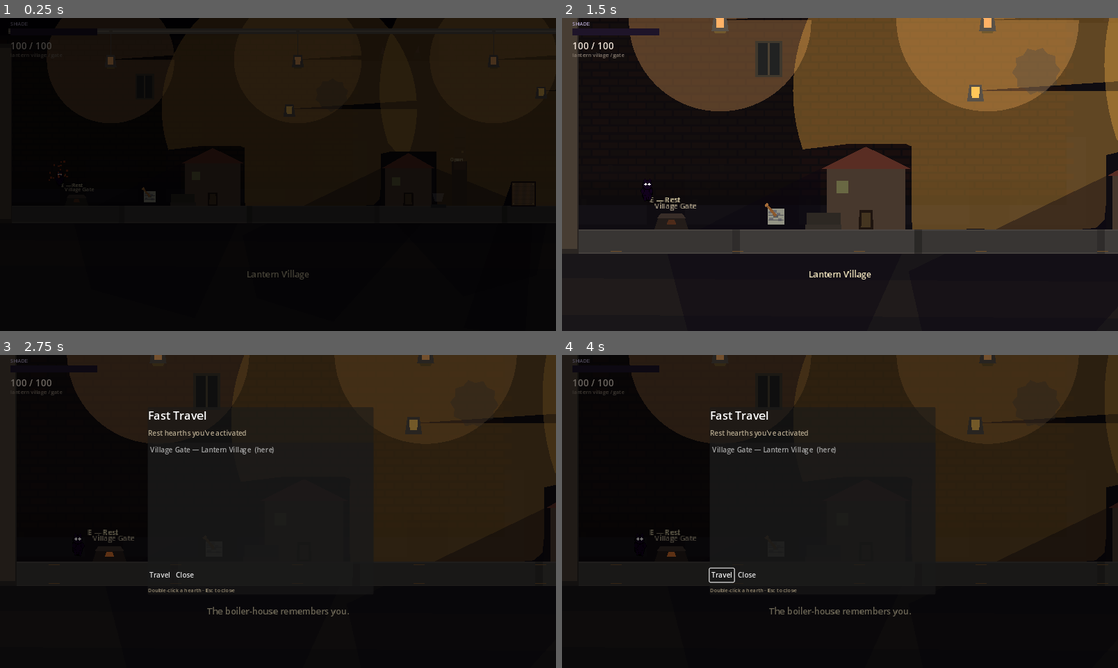
Above: before the commit, frames 1-4 (two rows, left to right).
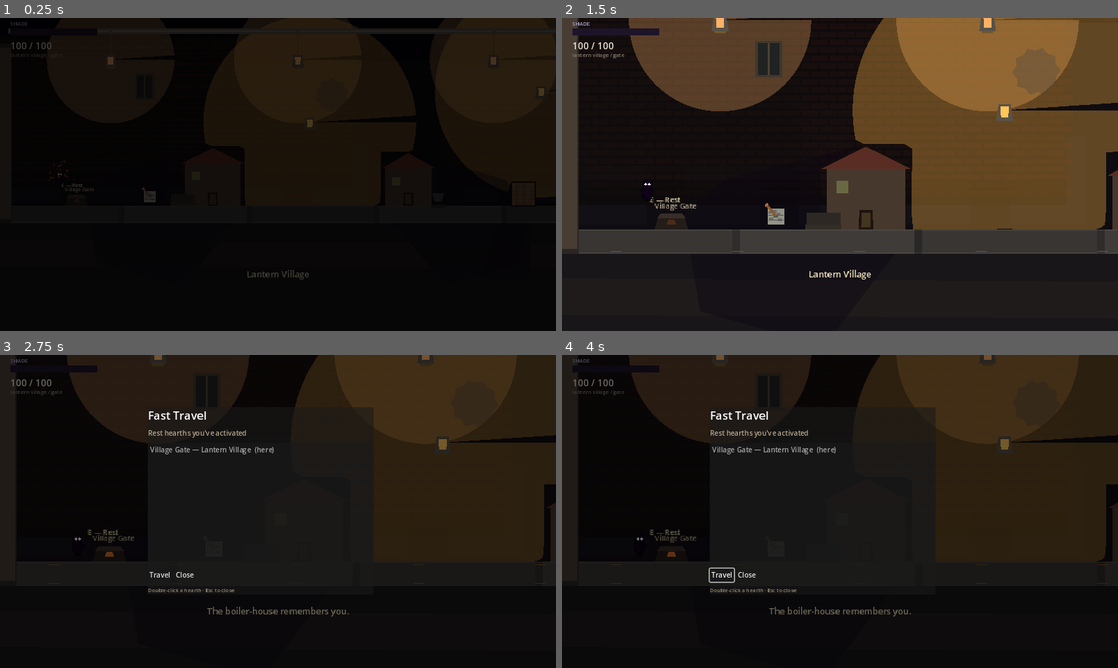
Above: after the commit, the same moments.

Repository: lukezhang2/Eclipseborn
Game: Godot game, scene res://scenes/rooms/LanternVillage.tscn
The game is run twice, just before and just after one commit, with the same random seed, the same clock (stepped at 60 frames per second) and the same inputs. This scene is started directly instead of the project's main scene.
Inputs (mouse positions are in pixels of both pictures, inside the frame that each line leads up to):
- Up to frame 1 (0.25 s): no input
- Up to frame 2 (1.5 s): tap Enter at 0.5 s; move the mouse to (962, 158) at 0.52 s; hold D (move_right) 0.53-1.25 s; hold F (attack) 0.53-1.25 s; click (962, 158) at 0.67 s; tap Space (jump) at 0.77 s; drag from (728, 190) to (717, 30) at 1.27 s
- Up to frame 3 (2.75 s): move the mouse to (333, 442) at 2.02 s; hold A (move_left) from 2.03 s (still down); tap E (interact) at 2.1 s
- Up to frame 4 (4 s): release A (move_left) at 2.75 s; click "Travel" at 2.75 s; tap A (move_left) at 3.5 s; drag from (812, 574) to (734, 477) at 3.52 s

The runs differ from the first frame. In frame 1, 0.5% of the frame differs, in the area x 51-83%, y 5-46%; in frame 2, 7.9%, in the area x 41-100%, y 0-68%; in frame 3, 2.8%; in frame 4, 2.8%.

Commit message:
v0.1.15: sync lantern_village lamps and remove street door.
Retarget the lever to street+square only, drop door_street_a, and match
editor lamp positions/radii in catalog and play.

Co-authored-by: Cursor <cursoragent@cursor.com>

Diff:
--- a/data/levels/lantern_village.json
+++ b/data/levels/lantern_village.json
@@ -202,7 +202,7 @@
 			"light_kind": 0,
 			"name": "Pushable Hearth Lamp",
 			"pushable": false,
-			"radius": 380,
+			"radius": 250,
 			"w": 28,
 			"x": 1292,
 			"y": 238
@@ -218,39 +218,44 @@
 			"light_kind": 0,
 			"name": "Street Lamp",
 			"pushable": false,
-			"radius": 280,
-			"w": 28,
-			"x": 700,
-			"y": 280
-		},
-		{
-			"anchor": "bottom",
-			"blocks_light": false,
+			"radius": 250,
+			"w": 28,
+			"x": 748,
+			"y": 312
+		},
+		{
+			"anchor": "center",
+			"blocks_light": false,
+			"builtin": true,
+			"h": 36,
+			"id": "lamp_square",
+			"kind": "light",
+			"layer": 2,
+			"light_kind": 0,
+			"name": "Square Lamp",
+			"pushable": false,
+			"radius": 260,
+			"w": 28,
+			"x": 2000,
+			"y": 300
+		},
+		{
+			"anchor": "bottom",
+			"blocks_light": true,
 			"builtin": true,
 			"h": 40,
 			"id": "switch_street",
 			"kind": "prop_switch",
 			"layer": 1,
-			"name": "Lever",
+			"name": "Light Switch",
 			"starts_on": true,
-			"target_ids": ["lamp_street", "lamp_square", "door_street_a"],
-			"w": 28,
+			"target_ids": [
+				"lamp_street",
+				"lamp_square"
+			],
+			"w": 24,
 			"x": 372,
 			"y": 488
-		},
-		{
-			"anchor": "bottom",
-			"blocks_light": true,
-			"builtin": true,
-			"h": 100,
-			"id": "door_street_a",
-			"kind": "prop_door",
-			"layer": 1,
-			"name": "Street Door",
-			"starts_open": false,
-			"w": 28,
-			"x": 1100,
-			"y": 500
 		},
 		{
 			"anchor": "center",
@@ -370,7 +375,9 @@
 			"y": 500
 		}
 	],
-	"removed_ids": [],
+	"removed_ids": [
+		"door_street_a"
+	],
 	"schema": 1,
 	"zone": "lantern_village"
 }
--- a/project.godot
+++ b/project.godot
@@ -7,7 +7,7 @@
 
 config/name="Eclipseborn"
 config/description="You aren't moving platforms. You're changing what counts as a platform."
-config/version="0.1.14"
+config/version="0.1.15"
 run/main_scene="res://scenes/ui/BootSplash.tscn"
 config/features=PackedStringArray("4.3", "Forward Plus")
 config/icon="res://icon.svg"
--- a/scripts/editor/ZoneCatalog.gd
+++ b/scripts/editor/ZoneCatalog.gd
@@ -83,14 +83,13 @@
 	out.append(_p("house_inn", "prop_house", "House: Shade Inn", 1780, FLOOR_TOP, 140, 110))
 	## Editor save uses 56×56 for this puzzle crate (sits at y=472 on FLOOR_TOP 500).
 	out.append(_p("crate_puzzle", "crate", "Pushable Crate (light puzzle)", 1250, 472, 56, 56))
-	out.append(_plight("lamp_puzzle", "Pushable Hearth Lamp", 1292, 238, 380))
-	out.append(_plight("lamp_street", "Street Lamp", 700, 280, 280))
+	out.append(_plight("lamp_puzzle", "Pushable Hearth Lamp", 1292, 238, 250))
+	out.append(_plight("lamp_street", "Street Lamp", 748, 312, 250))
 	out.append(_plight("lamp_square", "Square Lamp", 2000, 300, 260))
-	var sw := _p("switch_street", "prop_switch", "Lever", 372, FLOOR_TOP - 12, 28, 40)
+	var sw := _p("switch_street", "prop_switch", "Light Switch", 372, 488, 24, 40)
 	sw["starts_on"] = true
-	sw["target_ids"] = ["lamp_street", "lamp_square", "door_street_a"]
+	sw["target_ids"] = ["lamp_street", "lamp_square"]
 	out.append(sw)
-	out.append(_p("door_street_a", "prop_door", "Street Door", 1100, FLOOR_TOP, 28, 100))
 	out.append(_p("platform_gear_a", "floor", "Moving Platform A", 1544, 410, 140, 20))
 	out.append(_p("platform_gear_b", "floor", "Moving Platform B", 2300, 370, 120, 20))
 	out.append(_p("bg_gear_a", "prop_bg_gear", "BG Gear A", 1450, 300, 110, 110))
--- a/scripts/world/LanternVillage.gd
+++ b/scripts/world/LanternVillage.gd
@@ -94,21 +94,14 @@
 
 	## Street hearth by Lantern Keep — houses must actually cover this wash.
 	var street_lamp := LightSource.new()
-	street_lamp.position = Vector2(700, 280)
+	street_lamp.position = Vector2(748, 312)
 	street_lamp.light_kind = GameState.LightKind.HEARTH
-	street_lamp.radius = 300.0
-	street_lamp.shadow_length = 360.0
+	street_lamp.radius = 250.0
+	street_lamp.shadow_length = 300.0
 	street_lamp.pushable = false
 	street_lamp.name = "StreetLamp"
 	LevelData.tag(street_lamp, "lamp_street")
 	add_child(street_lamp)
-
-	var switch := LightSwitch.new()
-	switch.position = Vector2(372, FLOOR_TOP - 12)
-	switch.name = "StreetLampSwitch"
-	switch.starts_on = true
-	LevelData.tag(switch, "switch_street")
-	add_child(switch)
 
 	## Square hearth near the inn / tower approach.
 	var square_lamp := LightSource.new()
@@ -121,16 +114,14 @@
 	LevelData.tag(square_lamp, "lamp_square")
 	add_child(square_lamp)
 
-	## Demo door past the gearwright — lever opens it (also linkable in editor).
-	var gate := SwitchDoor.new()
-	gate.position = Vector2(1100, FLOOR_TOP)
-	gate.door_id = "door_street_a"
-	gate.height = 100.0
-	gate.width = 28.0
-	gate.starts_open = false
-	LevelData.tag(gate, "door_street_a")
-	add_child(gate)
-	switch.target_ids = PackedStringArray(["lamp_street", "lamp_square", "door_street_a"])
+	var switch := LightSwitch.new()
+	switch.position = Vector2(372, 488)
+	switch.name = "StreetLampSwitch"
+	switch.starts_on = true
+	switch.target_ids = PackedStringArray(["lamp_street", "lamp_square"])
+	LevelData.tag(switch, "switch_street")
+	add_child(switch)
+	## door_street_a removed in editor — kept out of play via removed_ids.
 
 
 func _build_houses() -> void:
@@ -167,9 +158,10 @@
 	var lamp := LightSource.new()
 	lamp.position = Vector2(1292, 238)
 	lamp.light_kind = GameState.LightKind.HEARTH
-	lamp.radius = 380.0
-	lamp.shadow_length = 460.0
+	lamp.radius = 250.0
+	lamp.shadow_length = 300.0
 	lamp.pushable = false
+	LevelData.tag(lamp, "lamp_puzzle")
 	add_child(lamp)
 
 	var crate := PushableBox.new()
Not shown, changed: AI planning.md
Not shown, removed: index-0_1_14.pck
Not shown, added: index-0_1_15.pck
Not shown, changed: index.html
Not shown, changed: index.pck
